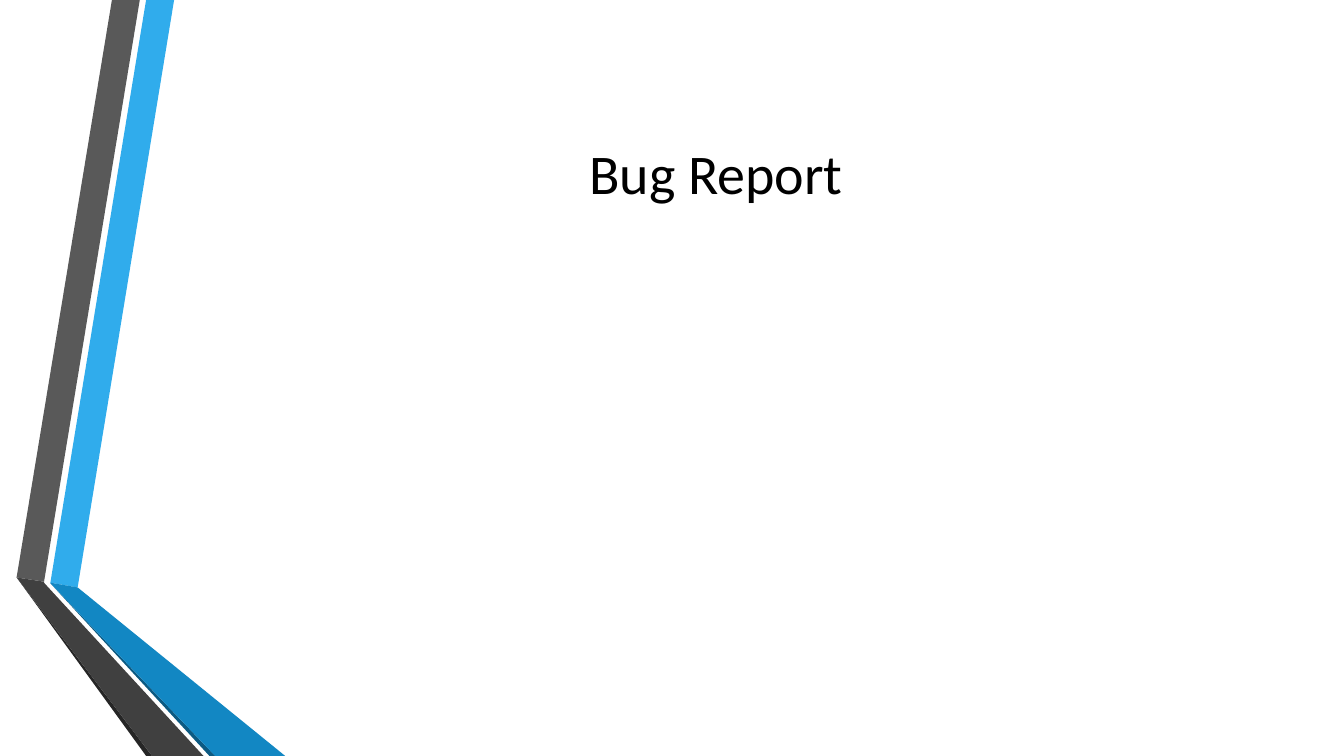
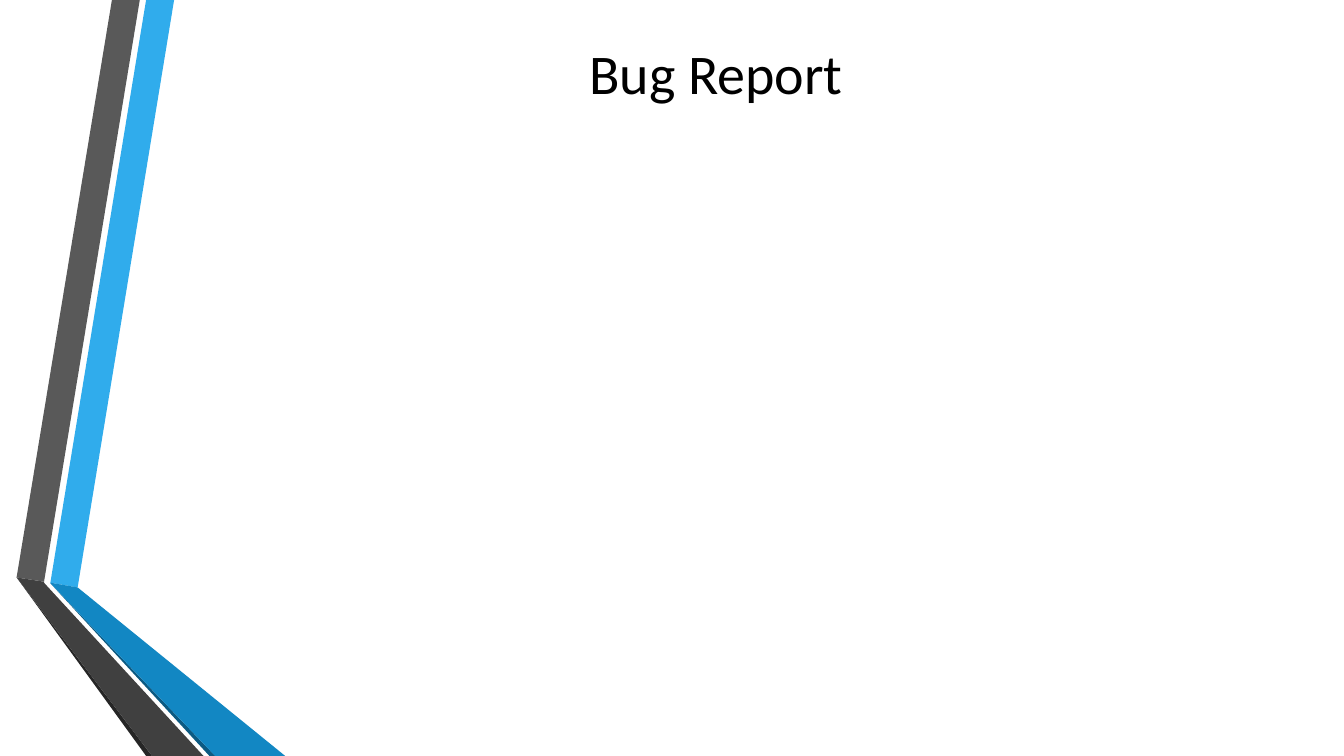
Before and after one commit to rohinitornal/riskpoint, a slide deck: slide 11 of SW Test Demo.pptx (slide 9 before the commit). Drawn at 1344x756 pixels with LibreOffice and Linux fonts; fonts in the diff are those of the drawing; background and template pictures are left out. Boxes give left, top, right and bottom in pixels: in the first picture for what was removed or moved away, otherwise in the second. Text is boxed around its words. In the diff, an @@ line names an element or a change of style, - is before the commit and + after.

```diff
--- a/SW Test Demo.pptx
+++ b/SW Test Demo.pptx
@@ title "Bug Report": place and size @@
-title "Bug Report" at (589,158,842,204)
+title "Bug Report" at (589,58,842,104)
```
Also in this commit, not shown: 3 other slides changed, 2 slides added.
